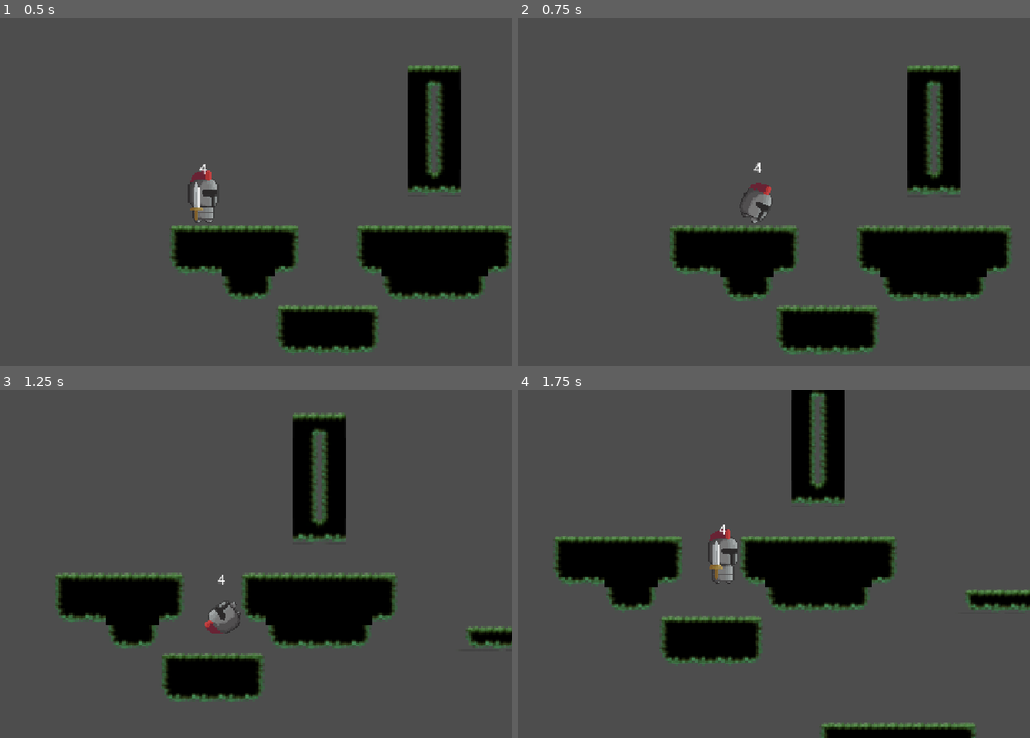
Above: before the commit, frames 1-4 (two rows, left to right).
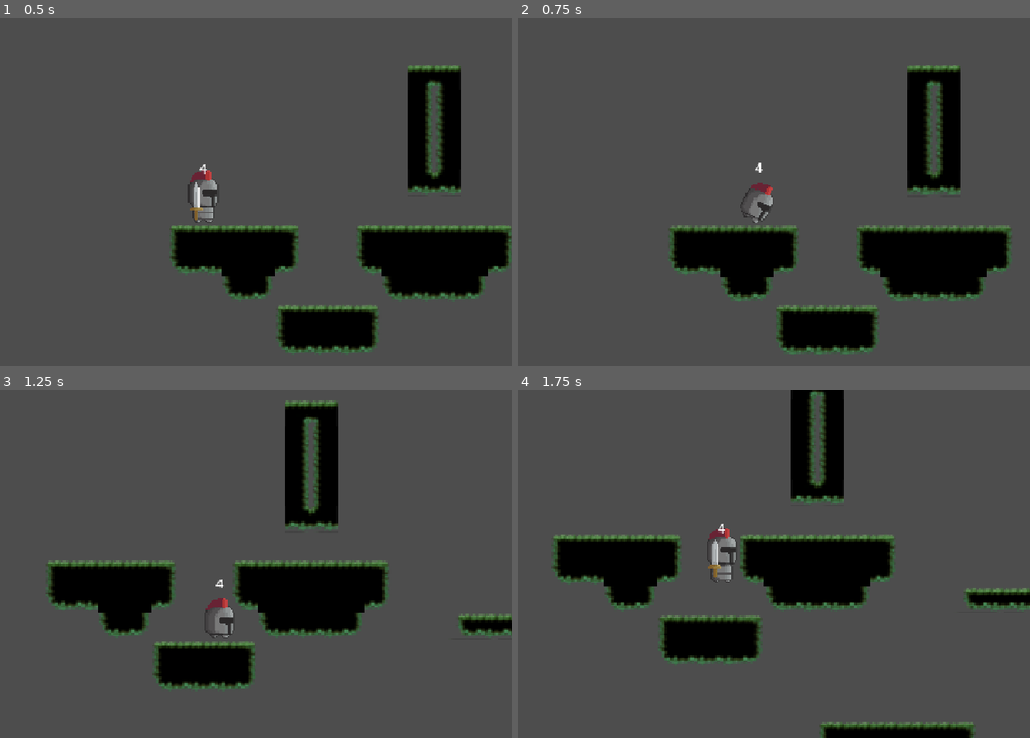
Above: after the commit, the same moments.

Repository: Neyoro3112/Multimedia_VideoJuego
Game: Godot game, scene res://levels/Escenario.tscn
Same seed, same stepped clock (60 frames per second), same inputs: the game is played once before the commit and once after it.
Inputs:
- Up to frame 1 (0.5 s): no input
- Up to frame 2 (0.75 s): hold D (move_right) from 0.53 s (still down); tap S (roll) at 0.6 s
- Up to frame 3 (1.25 s): keep holding D (move_right); tap Up (jump) at 0.77 s; tap Shift (run) at 0.8 s
- Up to frame 4 (1.75 s): keep holding D (move_right); tap Shift (run) at 1.35 s; tap Up (jump) at 1.52 s; tap S (roll) at 1.55 s

Frame 1 is identical in both runs. In frame 2, 0.2% of the frame differs, in the area x 30-50%, y 41-81%; in frame 3, 13%, in the area x 9-100%, y 2-90%; in frame 4, 2.8%.

Commit message:
create entity class and update rolling state

Diff:
--- /dev/null
+++ b/characters/entity.gd
@@ -0,0 +1,25 @@
+class_name Entity
+extends CharacterBody2D
+
+@export var animation_controller: AnimationController
+@export var facing_right = true
+@export var locked_side: bool = false
+@export var speed = 160
+@export var gravity = 1800
+var direction = 0 : set = set_direction
+
+func set_locked_side(value: bool):
+	locked_side = value
+func move(movement_speed: float = speed):
+	velocity.x = direction * movement_speed
+func apply_gravity(delta: float):
+	velocity.y += gravity * delta
+func set_direction(new_direction: int):
+	direction = clampi(new_direction, -1, 1)
+	check_direction()
+func check_direction():
+	if locked_side: return
+	var new_facing_right = direction > 0 if direction != 0 else facing_right
+	if new_facing_right != facing_right:
+		facing_right = new_facing_right
+		animation_controller.update_side(facing_right)
--- a/characters/player/Player.gd
+++ b/characters/player/Player.gd
@@ -1,21 +1,16 @@
-extends CharacterBody2D
+extends Entity
 class_name Player
 
-@export var animation_controller: AnimationController
-@export var facing_right = true
-@export var speed = 160
-@export var run_speed = 215
 @export var jump_speed = 300
 @export var attack_speed = 100
 @export var roll_speed = 520.
-@export var gravity = 1800
-@export var locked_side: bool = false
+
+
 @export var controller: PlayerController : set = set_controller
 
-@onready var roll_cooldown_timer: Timer = $RollCooldownTimer
 @onready var rollBlockinCeiling: RayCast2D = $RollCeilingRaycast
 
-var direction = 0 : set = set_player_direction
+
 
 func _ready():
 	animation_controller.update_side(facing_right)
@@ -27,23 +22,3 @@
 	if controller.get_parent() != self:
 		add_child(controller)
 	controller.player = self
-
-func set_locked_side(value: bool):
-	locked_side = value
-
-func move(movement_speed: float = speed):
-	velocity.x = direction * movement_speed
-
-func apply_gravity(delta: float):
-	velocity.y += gravity * delta
-
-func set_player_direction(new_direction: int):
-	direction = clampi(new_direction, -1, 1)
-	check_direction()
-
-func check_direction():
-	if locked_side: return
-	var new_facing_right = direction > 0 if direction != 0 else facing_right
-	if new_facing_right != facing_right:
-		facing_right = new_facing_right
-		animation_controller.update_side(facing_right)
--- a/characters/player/player.tscn
+++ b/characters/player/player.tscn
@@ -1172,12 +1172,115 @@
 "values": [Vector2(1, 1)]
 }
 
+[sub_resource type="Animation" id="Animation_4cx7u"]
+resource_name = "crouch"
+length = 0.5
+loop_mode = 2
+step = 0.1
+tracks/0/type = "value"
+tracks/0/imported = false
+tracks/0/enabled = true
+tracks/0/path = NodePath("Facing/Sprites:animation")
+tracks/0/interp = 1
+tracks/0/loop_wrap = true
+tracks/0/keys = {
+"times": PackedFloat32Array(0),
+"transitions": PackedFloat32Array(1),
+"update": 1,
+"values": [&"roll"]
+}
+tracks/1/type = "value"
+tracks/1/imported = false
+tracks/1/enabled = true
+tracks/1/path = NodePath("Facing/Sprites:frame")
+tracks/1/interp = 1
+tracks/1/loop_wrap = true
+tracks/1/keys = {
+"times": PackedFloat32Array(0),
+"transitions": PackedFloat32Array(1),
+"update": 1,
+"values": [8]
+}
+tracks/2/type = "value"
+tracks/2/imported = false
+tracks/2/enabled = true
+tracks/2/path = NodePath("WorldCollider:shape:size")
+tracks/2/interp = 1
+tracks/2/loop_wrap = true
+tracks/2/keys = {
+"times": PackedFloat32Array(0),
+"transitions": PackedFloat32Array(1),
+"update": 0,
+"values": [Vector2(30, 30)]
+}
+tracks/3/type = "value"
+tracks/3/imported = false
+tracks/3/enabled = true
+tracks/3/path = NodePath("WorldCollider:position")
+tracks/3/interp = 1
+tracks/3/loop_wrap = true
+tracks/3/keys = {
+"times": PackedFloat32Array(0),
+"transitions": PackedFloat32Array(1),
+"update": 0,
+"values": [Vector2(0, 22)]
+}
+tracks/4/type = "value"
+tracks/4/imported = false
+tracks/4/enabled = true
+tracks/4/path = NodePath("RollCeilingRaycast:enabled")
+tracks/4/interp = 1
+tracks/4/loop_wrap = true
+tracks/4/keys = {
+"times": PackedFloat32Array(0),
+"transitions": PackedFloat32Array(1),
+"update": 1,
+"values": [true]
+}
+tracks/5/type = "value"
+tracks/5/imported = false
+tracks/5/enabled = true
+tracks/5/path = NodePath("HurtBox/CollisionShape2D:shape:size")
+tracks/5/interp = 1
+tracks/5/loop_wrap = true
+tracks/5/keys = {
+"times": PackedFloat32Array(0),
+"transitions": PackedFloat32Array(1),
+"update": 0,
+"values": [Vector2(26, 23)]
+}
+tracks/6/type = "value"
+tracks/6/imported = false
+tracks/6/enabled = true
+tracks/6/path = NodePath("HurtBox/CollisionShape2D:position")
+tracks/6/interp = 1
+tracks/6/loop_wrap = true
+tracks/6/keys = {
+"times": PackedFloat32Array(0),
+"transitions": PackedFloat32Array(1),
+"update": 0,
+"values": [Vector2(0, 22.5)]
+}
+tracks/7/type = "value"
+tracks/7/imported = false
+tracks/7/enabled = true
+tracks/7/path = NodePath("Facing/Sprites:offset")
+tracks/7/interp = 1
+tracks/7/loop_wrap = true
+tracks/7/keys = {
+"times": PackedFloat32Array(0, 0.5),
+"transitions": PackedFloat32Array(0.406126, 0.366021),
+"update": 0,
+"values": [Vector2(0, 0), Vector2(0, -1)]
+}
+
 [sub_resource type="AnimationLibrary" id="AnimationLibrary_rj6nq"]
 _data = {
 &"RESET": SubResource("Animation_yd23q"),
 &"attack": SubResource("Animation_onuag"),
 &"attack_2": SubResource("Animation_fpo3a"),
 &"attack_3": SubResource("Animation_kyfeq"),
+&"crouch": SubResource("Animation_4cx7u"),
 &"death": SubResource("Animation_bakn2"),
 &"hit": SubResource("Animation_jepfe"),
 &"idle": SubResource("Animation_ukn0a"),
@@ -1237,6 +1340,38 @@
 nodes/randomizer/position = Vector2(-320, -20)
 node_connections = [&"Add2", 0, &"randomizer", &"Add2", 1, &"BlendSpace1D", &"TimeScale", 0, &"Add2", &"output", 0, &"TimeScale"]
 
+[sub_resource type="AnimationNodeAdd2" id="AnimationNodeAdd2_4cx7u"]
+
+[sub_resource type="AnimationNodeAnimation" id="AnimationNodeAnimation_e0pgg"]
+animation = &"crouch"
+
+[sub_resource type="AnimationNodeAnimation" id="AnimationNodeAnimation_sbttr"]
+animation = &"scale_left"
+
+[sub_resource type="AnimationNodeAnimation" id="AnimationNodeAnimation_6pj1p"]
+animation = &"scale_right"
+
+[sub_resource type="AnimationNodeBlendSpace1D" id="AnimationNodeBlendSpace1D_3a7m8"]
+blend_point_0/node = SubResource("AnimationNodeAnimation_sbttr")
+blend_point_0/pos = -1.0
+blend_point_1/node = SubResource("AnimationNodeAnimation_6pj1p")
+blend_point_1/pos = 1.0
+blend_mode = 1
+
+[sub_resource type="AnimationNodeTimeScale" id="AnimationNodeTimeScale_y3et5"]
+
+[sub_resource type="AnimationNodeBlendTree" id="AnimationNodeBlendTree_0mbv2"]
+graph_offset = Vector2(-505.915, 61.9367)
+nodes/Add2/node = SubResource("AnimationNodeAdd2_4cx7u")
+nodes/Add2/position = Vector2(-220, 20)
+nodes/Animation/node = SubResource("AnimationNodeAnimation_e0pgg")
+nodes/Animation/position = Vector2(-600, -100)
+nodes/BlendSpace1D/node = SubResource("AnimationNodeBlendSpace1D_3a7m8")
+nodes/BlendSpace1D/position = Vector2(-580, 100)
+nodes/TimeScale/node = SubResource("AnimationNodeTimeScale_y3et5")
+nodes/TimeScale/position = Vector2(60, 80)
+node_connections = [&"Add2", 0, &"Animation", &"Add2", 1, &"BlendSpace1D", &"TimeScale", 0, &"Add2", &"output", 0, &"TimeScale"]
+
 [sub_resource type="AnimationNodeAdd2" id="AnimationNodeAdd2_2xk8k"]
 
 [sub_resource type="AnimationNodeAnimation" id="AnimationNodeAnimation_qi0sd"]
@@ -1258,7 +1393,7 @@
 [sub_resource type="AnimationNodeTimeScale" id="AnimationNodeTimeScale_4hjhg"]
 
 [sub_resource type="AnimationNodeBlendTree" id="AnimationNodeBlendTree_xvmlt"]
-graph_offset = Vector2(-650.333, 77.7816)
+graph_offset = Vector2(-742.036, -68.3233)
 nodes/Add2/node = SubResource("AnimationNodeAdd2_2xk8k")
 nodes/Add2/position = Vector2(-140, 120)
 nodes/Animation/node = SubResource("AnimationNodeAnimation_qi0sd")
@@ -1465,8 +1600,10 @@
 states/Start/position = Vector2(344, 0)
 states/attack/node = SubResource("AnimationNodeBlendTree_8u58b")
 states/attack/position = Vector2(401, 107.275)
+states/crouch/node = SubResource("AnimationNodeBlendTree_0mbv2")
+states/crouch/position = Vector2(679, 86.2746)
 states/death/node = SubResource("AnimationNodeBlendTree_xvmlt")
-states/death/position = Vector2(599, 191.275)
+states/death/position = Vector2(578, 226.275)
 states/hit/node = SubResource("AnimationNodeBlendTree_sbttr")
 states/hit/position = Vector2(554, 136.275)
 states/idle/node = SubResource("AnimationNodeBlendTree_cc0c0")
@@ -1479,13 +1616,13 @@
 states/run/position = Vector2(378, 201.275)
 states/walk/node = SubResource("AnimationNodeBlendTree_c4i46")
 states/walk/position = Vector2(221, 197.275)
-graph_offset = Vector2(10, 59.2746)
-
-[node name="Rohein" type="CharacterBody2D" node_paths=PackedStringArray("animation_controller", "controller")]
+graph_offset = Vector2(72, -54.7254)
+
+[node name="Rohein" type="CharacterBody2D" node_paths=PackedStringArray("controller", "animation_controller")]
 collision_layer = 0
 script = ExtResource("1_qlpy5")
+controller = NodePath("HumanActionsController")
 animation_controller = NodePath("AnimationController")
-controller = NodePath("HumanActionsController")
 
 [node name="HumanActionsController" type="Node" parent="."]
 script = ExtResource("26_4cx7u")
@@ -1496,7 +1633,8 @@
 [node name="Sprites" type="AnimatedSprite2D" parent="Facing"]
 scale = Vector2(1.5, 1.5)
 sprite_frames = SubResource("SpriteFrames_xgymn")
-animation = &"hit"
+animation = &"roll"
+frame = 8
 
 [node name="AttackArea" type="Area2D" parent="Facing"]
 collision_layer = 4
@@ -1537,10 +1675,6 @@
 position = Vector2(0, 16.6667)
 enabled = false
 target_position = Vector2(0, -35)
-
-[node name="RollCooldownTimer" type="Timer" parent="."]
-wait_time = 0.2
-one_shot = true
 
 [node name="AnimationController" type="Node" parent="."]
 script = ExtResource("17_fftny")
@@ -1560,6 +1694,9 @@
 parameters/attack/BlendSpace1D/blend_position = 0
 parameters/attack/TimeScale/scale = 3.0
 parameters/attack/randomizer/blend_position = -0.99403
+parameters/crouch/Add2/add_amount = 1.0
+parameters/crouch/BlendSpace1D/blend_position = 0
+parameters/crouch/TimeScale/scale = 2.0
 parameters/death/Add2/add_amount = 1.0
 parameters/death/BlendSpace1D/blend_position = 0
 parameters/death/TimeScale/scale = 0.5
@@ -1606,7 +1743,11 @@
 script = ExtResource("14_uusi3")
 
 [node name="RollDuration" type="Timer" parent="StateMachine/Rolling"]
-wait_time = 0.5
+wait_time = 0.7
+one_shot = true
+
+[node name="RollCooldownTimer" type="Timer" parent="StateMachine/Rolling"]
+wait_time = 0.2
 one_shot = true
 
 [node name="Running" type="Node" parent="StateMachine"]
--- a/states/State.gd
+++ b/states/State.gd
@@ -15,6 +15,9 @@
 func physics_update(_delta: float):
 	pass
 
+func can_enter() -> bool:
+	return true
+
 func get_transition_checks() -> Dictionary[String, bool]:
 	return {}
 
--- a/states/StateMachine.gd
+++ b/states/StateMachine.gd
@@ -3,7 +3,7 @@
 
 @export var initial_state: State
 
-var states: Dictionary = {}
+var states: Dictionary[String, State] = {}
 var current_state: State
 # Called when the node enters the scene tree for the first time.
 func _ready() -> void:
@@ -31,7 +31,7 @@
 
 	var new_state = states.get(new_state_name.to_lower())
 
-	if !new_state: return
+	if !new_state or !new_state.can_enter(): return
 	if current_state:
 		current_state.exit()
 
--- a/states/player/PlayerAnimations.gd
+++ b/states/player/PlayerAnimations.gd
@@ -10,5 +10,6 @@
 const Attack = "attack"
 const Hit = "hit"
 const Death = "death"
+const Crouch = "crouch"
 
-const list = [Idle, Walk, Run, Fall, Jump, Roll, Attack, Hit, Death]
+const list = [Idle, Walk, Run, Fall, Jump, Roll, Attack, Hit, Death, Crouch]
--- a/states/player/rolling.gd
+++ b/states/player/rolling.gd
@@ -2,6 +2,8 @@
 class_name PlayerRolling
 
 @onready var timer = $RollDuration
+@onready var roll_cooldown = $RollCooldownTimer
+
 var original_timescale: float
 
 func _ready():
@@ -13,16 +15,20 @@
 		WALKING: player.direction != 0,
 		IDLE: true
 	}
-
+func can_enter():
+	return roll_cooldown.is_stopped()
 func enter():
 	timer.start()
 	player.animation_controller.update_animation(PlayerAnimations.Roll)
-
+func update(_delta: float):
+	if timer.is_stopped():
+		player.animation_controller.update_animation(PlayerAnimations.Crouch)
 func physics_update(delta: float):
 	update_physics(delta, 0, func():
 		var roll_progress = timer.time_left / timer.wait_time
 		player.animation_controller.change_animation_timescale(PlayerAnimations.Roll, lerp(original_timescale*0.4, original_timescale, roll_progress))
-		player.velocity.x = (1 if player.facing_right else -1) * lerp(player.roll_speed * 0.08, player.roll_speed, roll_progress)
+		var speed = lerp(player.roll_speed * 0.08, player.roll_speed, roll_progress)
+		player.velocity.x = speed * (player.direction if timer.is_stopped() else (1 if player.facing_right else -1))
 	)
 	if timer.is_stopped() and not player.rollBlockinCeiling.is_colliding() and player.is_on_floor():
 		check_transitions()
@@ -31,4 +37,4 @@
 
 func exit():
 	player.animation_controller.change_animation_timescale(PlayerAnimations.Roll, original_timescale)
-	player.roll_cooldown_timer.start()  # Iniciar cooldown al salir del estado
+	roll_cooldown.start()
--- a/states/player/walking.gd
+++ b/states/player/walking.gd
@@ -8,7 +8,6 @@
 		ATTACKING: player.controller.is_action_triggered(PlayerActions.attack),
 		ROLLING: player.controller.is_action_triggered(PlayerActions.roll),
 		IDLE: player.direction == 0,
-		RUNNING: player.controller.is_action_held(PlayerActions.run)
 	}
 
 func enter():
Not shown, added: characters/entity.gd.uid
Not shown: 1 places in characters/player/player.tscn that only renumber resources
